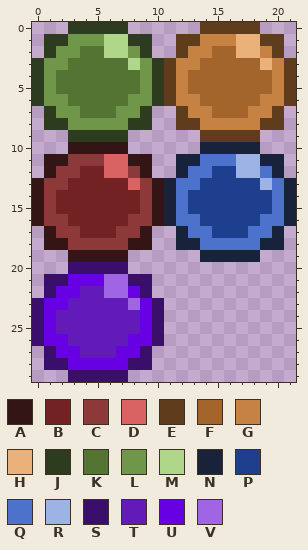
Edited in one commit: pixel-art sprite (Design/작업소/일반퀘스트 유형확인 아이콘.png). The picture above is the old version.
The file is 22x30 pixels.
Palette (. is transparent): A #341515  B #722222  C #8d3939  D #d96363  E #5e3c1c  F #a3652b  G #c58243  H #eab17a  J #2d3c1e  K #537432  L #70964a  M #b0d68a  N #18223a  P #1e3f8d  Q #4d72cc  R #9eb3e5  S #390f6b  T #621bb8  U #6700e3  V #9f65e5
After the commit:
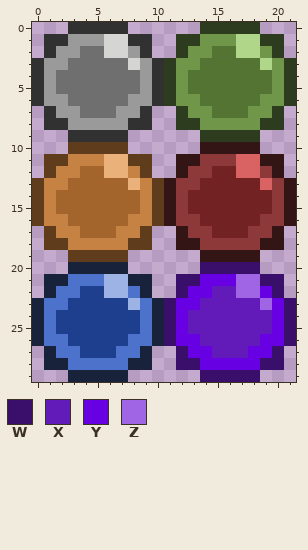
Colours new in this view: W #390f6b  X #621bb8  Y #6700e3  Z #9f65e5
The edit:
@@ palette @@
-A #341515
+A #5e3c1c
-B #722222
+B #a3652b
-C #8d3939
+C #c58243
-D #d96363
+D #eab17a
-E #5e3c1c
+E #2d3c1e
-F #a3652b
+F #537432
-G #c58243
+G #70964a
-H #eab17a
+H #b0d68a
-J #2d3c1e
+J #303130
-K #537432
+K #6e6f6e
-L #70964a
+L #999a99
-M #b0d68a
+M #d5d6d4
-N #18223a
+N #341515
-P #1e3f8d
+P #722222
-Q #4d72cc
+Q #8d3939
-R #9eb3e5
+R #d96363
-S #390f6b
+S #18223a
-T #621bb8
+T #1e3f8d
-U #6700e3
+U #4d72cc
-V #9f65e5
+V #9eb3e5
@@ x 9..21 @@
 19 .....NNNNN...
-20 .............
-21 S............
-22 S............
-23 US...........
-24 US...........
-25 US...........
-26 US...........
-27 S............
-28 S............
-29 .............
+20 .....WWWWW...
+21 S..WWYYYZZWW.
+22 S..WYYXXZZYW.
+23 USWYYXXXXXZYW
+24 USWYXXXXXXXYW
+25 USWYXXXXXXXYW
+26 USWYYXXXXXYYW
+27 S..WYYXXXYYW.
+28 S..WWYYYYYWW.
+29 .....WWWWW...
Boxes around the changes in both pictures, in picture pixels (x1, y1, x2, y2):
changed: (32, 22, 296, 382)
